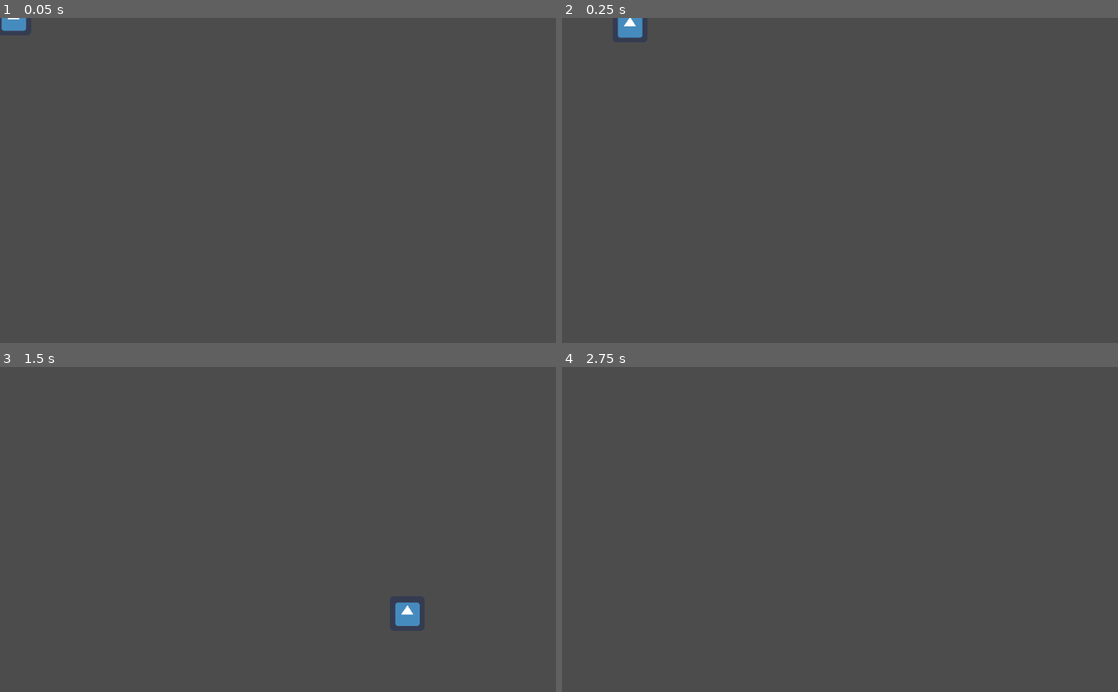
Above: before the commit, frames 1-4 (two rows, left to right).
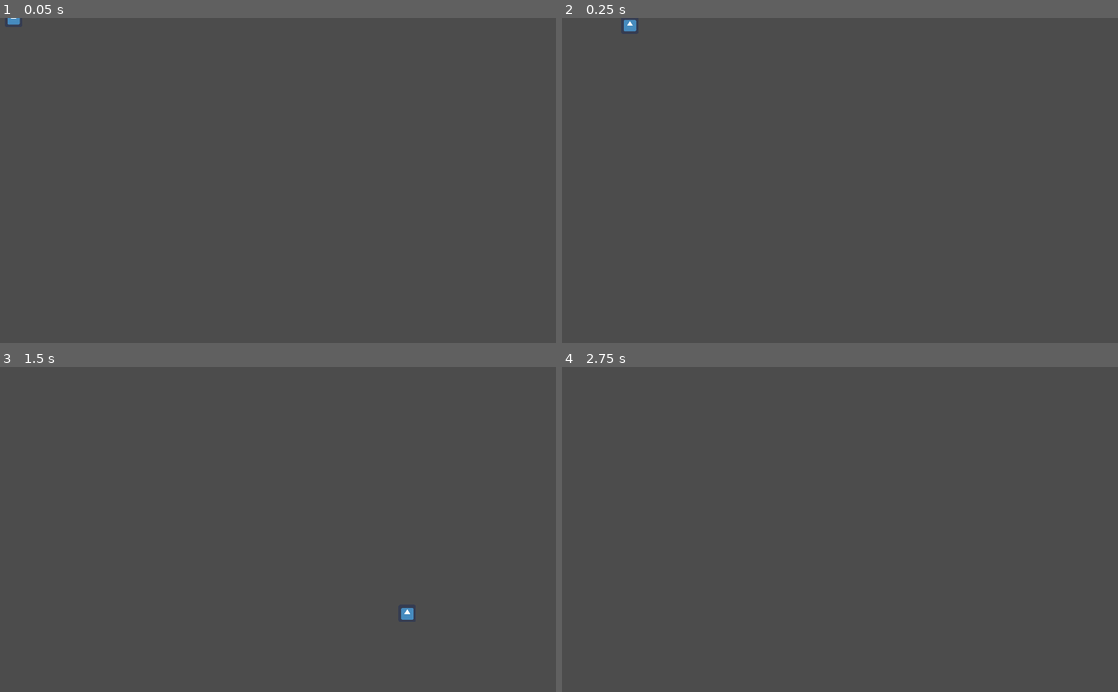
Above: after the commit, the same moments.

Repository: reidbhuntley/snowfort
Game: Godot game, scene res://Scenes/Bullet/Bullet.tscn
Two runs of this game, one before a commit and one after it. Both use one fixed random seed, a clock stepped at 60 frames per second and the inputs below. This scene is started directly instead of the project's main scene. The engine's default icon, where the game draws it, is replaced by a stand-in: a white triangle on a blue panel in a dark square.
Inputs (mouse positions are in pixels of both pictures, inside the frame that each line leads up to):
- Up to frame 1 (0.05 s): no input
- Up to frame 2 (0.25 s): no input
- Up to frame 3 (1.5 s): move the mouse to (400, 513) at 0.52 s; hold D (move_right) 0.53-1.28 s; move the mouse to (166, 545) at 1.27 s; hold S (move_down) from 1.28 s (still down)
- Up to frame 4 (2.75 s): tap Enter at 2 s; move the mouse to (895, 458) at 2.02 s; release S (move_down) at 2.03 s; hold D (move_right) from 2.03 s (still down)

The runs differ from the first frame. In frame 1, 0.1% of the frame differs, in the area x 0-5%, y 0-5%; in frame 2, 0.2%; in frame 3, 0.3%, in the area x 71-76%, y 72-80%; in frame 4, nothing differs.

Commit message:
Shrink snowball

Diff:
--- a/Scenes/Bullet/Bullet.tscn
+++ b/Scenes/Bullet/Bullet.tscn
@@ -4,13 +4,14 @@
 [ext_resource path="res://icon.png" type="Texture" id=2]
 
 [sub_resource type="CircleShape2D" id=1]
-radius = 31.1546
+radius = 16.0
 
 [node name="Bullet" type="Area2D"]
 collision_mask = 4
 script = ExtResource( 1 )
 
 [node name="Sprite" type="Sprite" parent="."]
+scale = Vector2( 0.5, 0.5 )
 texture = ExtResource( 2 )
 
 [node name="CollisionShape2D" type="CollisionShape2D" parent="."]
